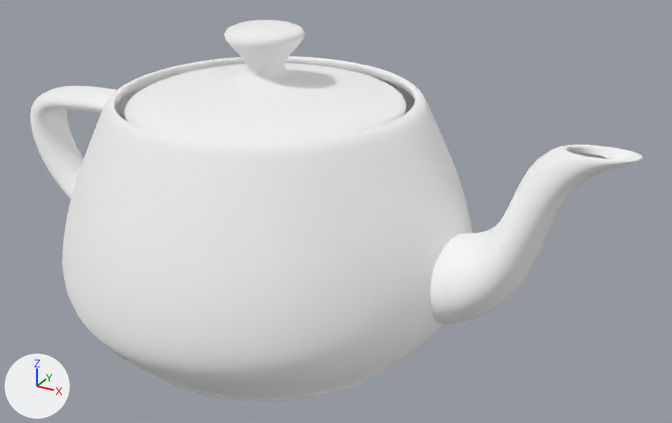
The glTF model gltfs/teapot.gltf: old version first, new version second.
Before and after are seen from a 50 mm lens placed at (45.8, -70.5, 32.6), pointed at (5.7, 2.4, -3.8). Every picture has the same lights, and +X, +Y and +Z are marked at lower left.

Names of what the first picture shows: 'Teapot'.
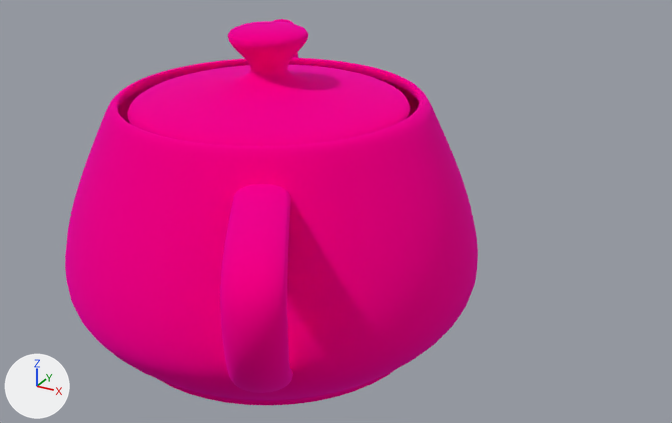
Diff of the bpy script that builds the scene:
```diff
--- a/gltfs/teapot.gltf.py
+++ b/gltfs/teapot.gltf.py
@@ mat_material @@
 mat_material = principled_material('Material')
-mat_material.base_color = (1.0, 1.0, 1.0)  # white #ffffff
+mat_material.base_color = (1.0, 0.0, 0.5)  # pink #ff00bc
 mat_material.metallic = 1.0
@@ ob_teapot @@
 ob_teapot.location = (0.0, 0.0, 0.0)
+ob_teapot.rotation_euler = (0.0, 0.0, 2.094)  # degrees (0, 0, 120)
 ob_teapot.scale = (10.0, 10.0, 10.0)
```

Pixel boxes [x1, y1, x2, y2] of what changed, in the pictures (672 x 423 px):
'Teapot', recoloured, turned (white to pink)
    before: [30, 20, 643, 402]
    after: [65, 19, 478, 405]
